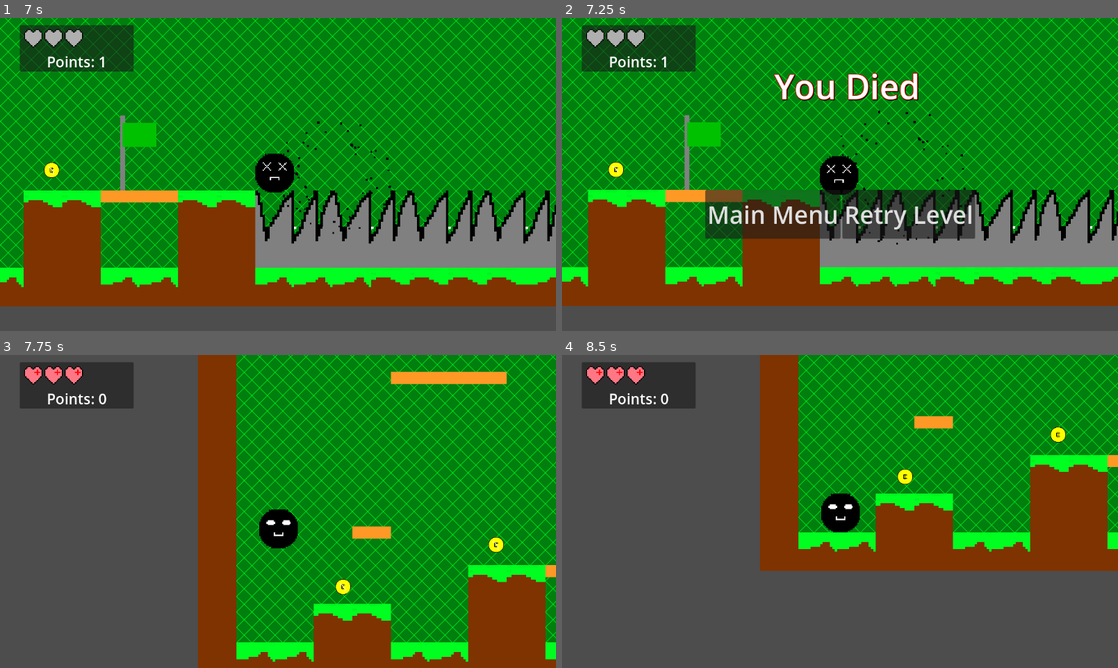
Above: before the commit, frames 1-4 (two rows, left to right).
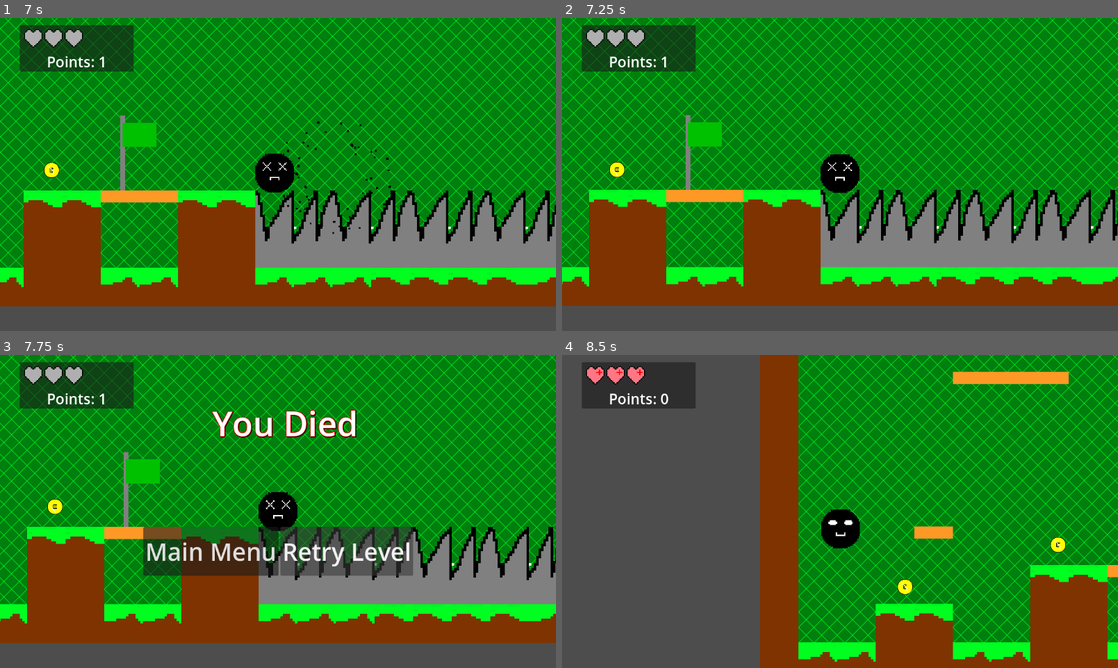
Above: after the commit, the same moments.

Repository: CWmain/Platformer
Game: Godot game, scene res://gui/level_select.tscn
Two runs of this game, one before a commit and one after it. Both use one fixed random seed, a clock stepped at 60 frames per second and the inputs below.
Inputs (mouse positions are in pixels of both pictures, inside the frame that each line leads up to):
- Up to frame 1 (7 s): click "Level_1" at 0.5 s; move the mouse to (400, 158) at 1.27 s; hold Right (right) 1.28-2.78 s; tap Space (jump) at 1.52, 2.27, 3.77, 4.52, 5.27, 6.77 s; move the mouse to (166, 190) at 2.02 s; move the mouse to (333, 105) at 2.77 s; hold A (left) 2.78-3.53 s; move the mouse to (250, 237) at 3.52 s; hold Right (right) 3.53-5.03 s; move the mouse to (444, 221) at 4.27 s; move the mouse to (111, 127) at 5.02 s; hold A (left) 5.03-5.78 s; move the mouse to (305, 174) at 5.77 s; hold Right (right) 5.78-6.53 s; move the mouse to (194, 96) at 6.52 s; hold A (left) from 6.53 s (still down)
- Up to frame 2 (7.25 s): keep holding A (left)
- Up to frame 3 (7.75 s): release A (left) at 7.25 s; click (344, 552) at 7.25 s, where only the run before the commit has a clickable "Retry Level"
- Up to frame 4 (8.5 s): click (906, 552) at 8 s, where only the run after the commit has a clickable "Retry Level"

Frame 1 is identical in both runs. In frame 2, 23% of the frame differs, in the area x 0-100%, y 0-86%; in frame 3, 69%, in the area x 0-100%, y 0-100%; in frame 4, 41%.

Commit message:
Increased the timer for game loss to allow particle explosion to finish, this is to avoid the weird behaviour of particles when game engine is pasued

Diff:
--- a/Platformer/gui/GameManager.gd
+++ b/Platformer/gui/GameManager.gd
@@ -54,7 +54,7 @@
 	add_child(death_delay)
 	death_delay.one_shot = true
 	death_delay.autostart = false
-	death_delay.start(0.5)
+	death_delay.start(0.7)
 	death_delay.timeout.connect(_death_delay_timeout)
 
 
